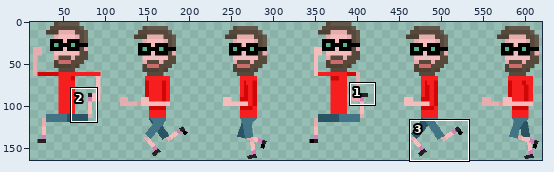
Edited in one commit: sprite sheet (frontend/src/game/assets/sprites/characters/martin/martin_run_left.png). The first picture is a wide view before the edit; the outline marks the close-up.
Close-up. Before the commit:
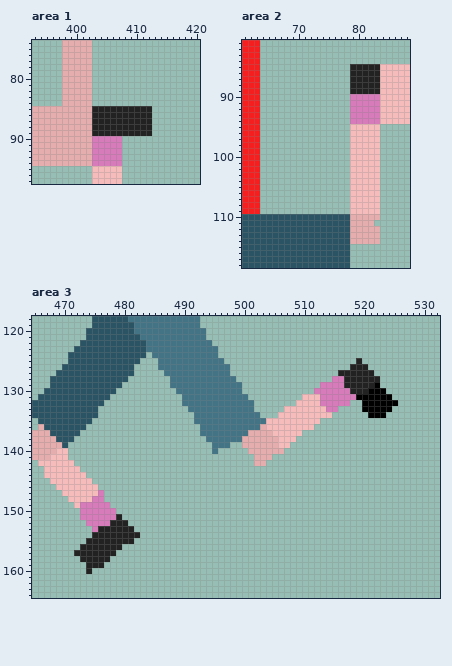
The file is 510x165 pixels. Shown: area 1: x 393..420, y 74..97; area 2: x 61..88, y 81..118; area 3: x 465..532, y 118..164. The old version is drawn lined up with the new one. The wide view leaves out empty margins. The commit also changed other parts of the picture, which this record leaves out.
Once edited:
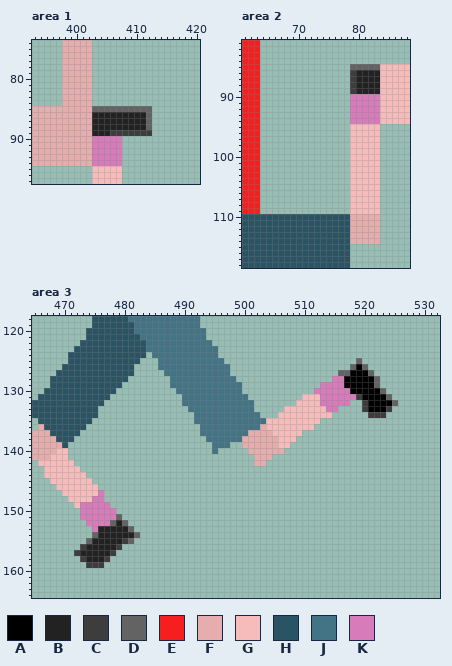
Palette (. is transparent): A #000000  B #232222  C #3d3d3d  D #636363  E #f61e1e  F #e5adad  G #f6bcbc  H #2a5463  J #427486  K #d77bba
From old to new:
canvas 510x165 -> 648x165; drawings rearranged on the sheet (the old picture shows each at its new place)
Area 1:
y 85: x 403..412 BBBBBBBBBB -> DDDDDDDDDD
y 86..88: x 412 B -> D
y 89: x 406..412 BBBBBBB -> CCCCCCC
Area 2:
y 85: x 79..83 BBBBB -> DDDDD
y 86..89: x 79 B -> C
y 111: x 83 . -> F
Area 3:
y 125: x 519 B -> D
y 126: x 518..520 BBB -> DAD
y 127: x 516..521 BBBBBB -> DDAAAD
y 128: x 517..522 BBBBBB -> AAAAAD
y 129: x 517..522 BBBBBA -> AAAAAD
y 130: x 518..520 BBB -> AAA; x 523 A -> D
y 131: x 519 A -> C; x 524 A -> D
y 132: x 520 A -> C; x 525 A -> D
y 133: x 520 A -> C; x 524 A -> C
y 134: x 521..523 AAA -> CCC
y 151: x 479 B -> D
y 152: x 478 B -> D; x 480 B -> D
y 153: x 481 B -> D
y 154: x 475 B -> D; x 482 B -> D
y 155: x 474 B -> D; x 480..481 BB -> CD
y 156: x 473 B -> C; x 479 B -> C
y 157: x 472 B -> C; x 478 B -> C
y 158: x 473 B -> C; x 477 B -> C
y 159: x 474..476 BBB -> CCC
y 160: x 474 B -> .
Where, in picture pixels (left, top, right, bottom), the same in both close-ups:
changed: (92, 106, 152, 136)
changed: (350, 64, 380, 94)
added: (374, 220, 380, 226)
changed: (338, 358, 398, 418)
changed: (74, 514, 140, 574)
